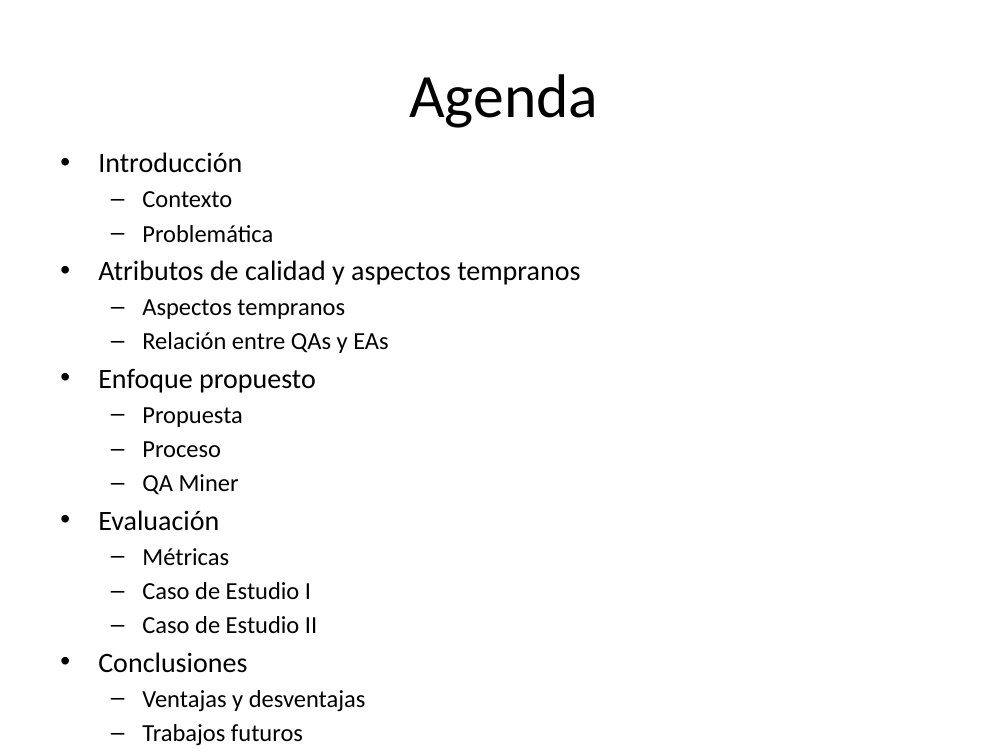
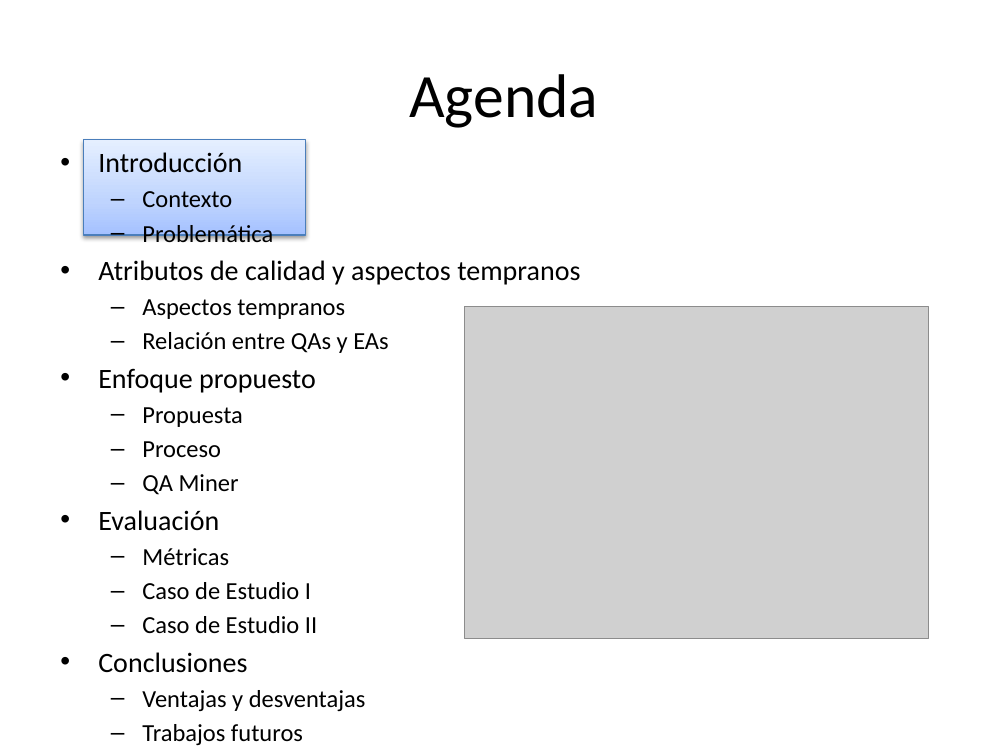
Before and after one commit to alejandrorago/qatesis2, a slide deck: slide 2 of Capitulos Finales/filiminasPeladas.pptx. Drawn at 1008x756 pixels with LibreOffice and Linux fonts; fonts in the diff are those of the drawing; grey boxes stand for pictures. Boxes give left, top, right and bottom in pixels: in the first picture for what was removed or moved away, otherwise in the second. Text is boxed around its words. In the diff, an @@ line names an element or a change of style, - is before the commit and + after.

```diff
--- a/Capitulos Finales/filiminasPeladas.pptx
+++ b/Capitulos Finales/filiminasPeladas.pptx
@@ rectangle added at box(84, 140, 305, 235), fill gradient #A4C4FF to #BFD4FF to #E6EEFF, outline #4B7EBC 0.75 pt @@
@@ picture added at box(465, 306, 928, 638) @@
```
Also in this commit, not shown: 8 other slides changed, 5 slides added.
